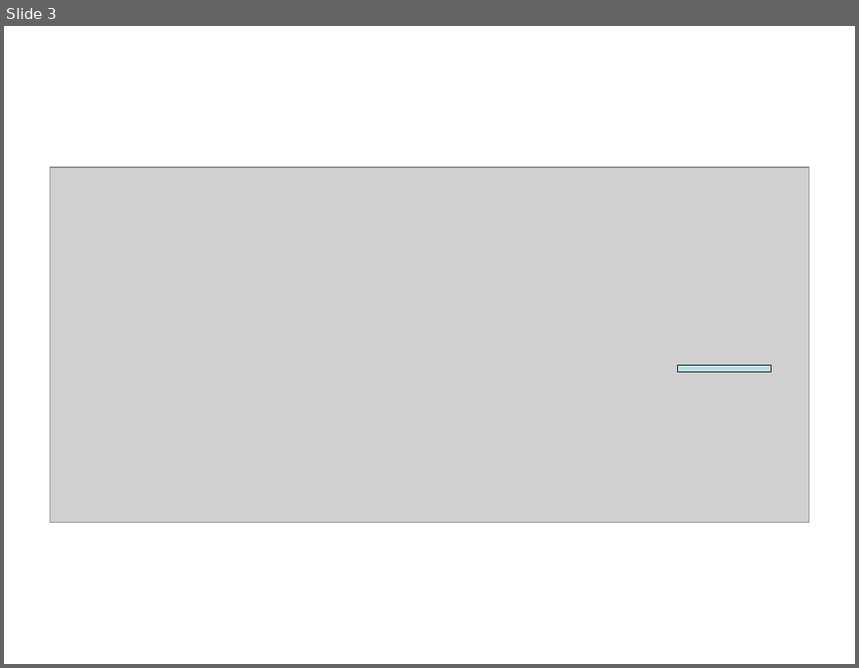
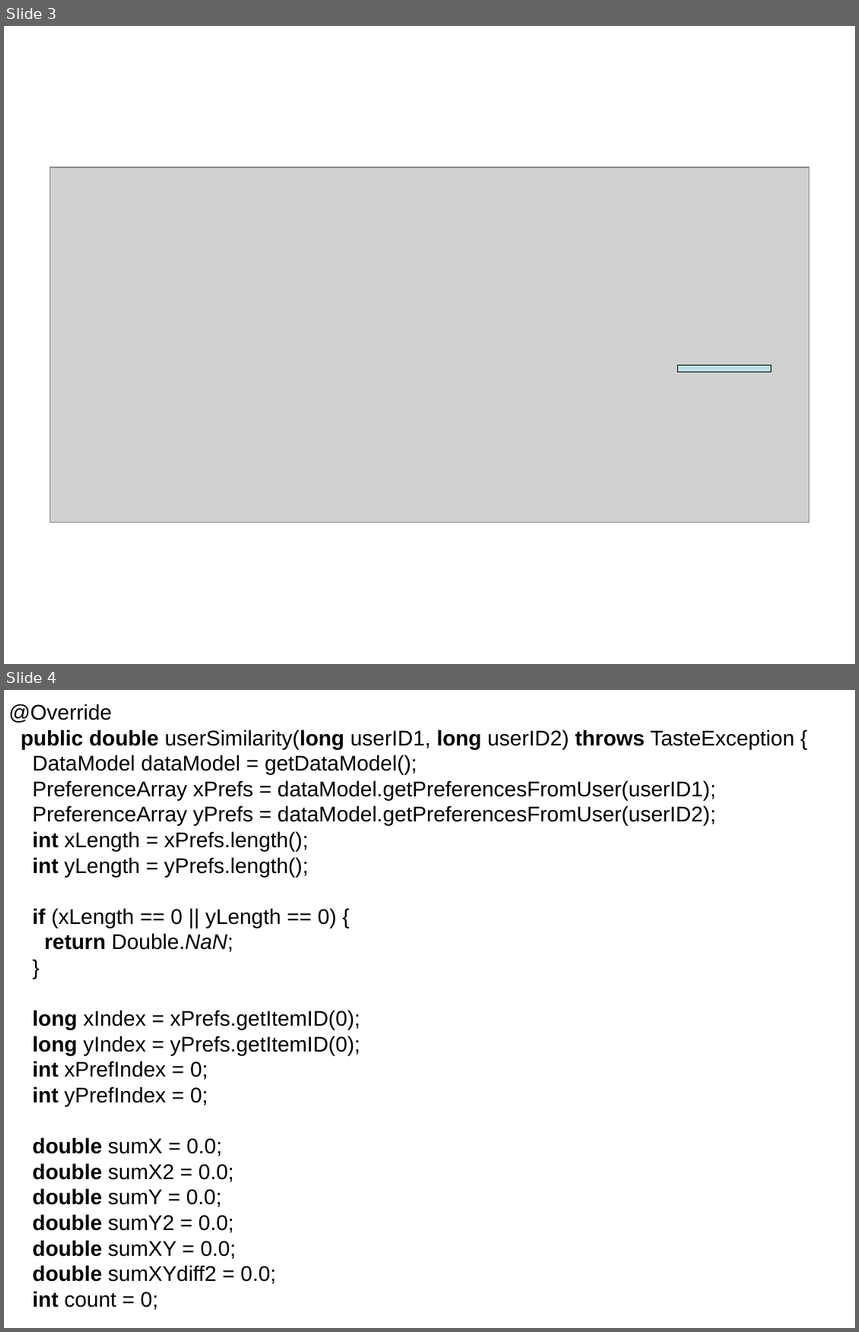
Before and after one commit to tianbaoxing/mahout-nbayes, a slide deck: doc/recommender/PearsonCorrelation.ppt. Shown one above the other, each under a label of ours: slide 3 before the commit, slides 3 and 4 after it. The pictures are 859x668 and 859x1332 pixels, drawn with LibreOffice and Linux fonts; fonts in the diff are those of the drawing; grey boxes stand for pictures. Boxes give left, top, right and bottom in pixels: in the first picture for what was removed or moved away, otherwise in the second. Text is boxed around its words. In the diff, an @@ line names an element or a change of style, - is before the commit and + after.

```diff
--- a/doc/recommender/PearsonCorrelation.ppt
+++ b/doc/recommender/PearsonCorrelation.ppt
@@ slide 4 added at bbox=[4, 690, 855, 1328], background #FFFFFF @@
@@ text added at bbox=[9, 704, 795, 1310], 18 pt, text #000000 @@
+@Override
+public double userSimilarity(long userID1, long userID2) throws TasteException {
+DataModel dataModel = getDataModel();
+PreferenceArray xPrefs = dataModel.getPreferencesFromUser(userID1);
+PreferenceArray yPrefs = dataModel.getPreferencesFromUser(userID2);
+int xLength = xPrefs.length();
+int yLength = yPrefs.length();
+if (xLength == 0 || yLength == 0) {
+return Double.NaN;
+}
+long xIndex = xPrefs.getItemID(0);
+long yIndex = yPrefs.getItemID(0);
+int xPrefIndex = 0;
+int yPrefIndex = 0;
+double sumX = 0.0;
+double sumX2 = 0.0;
+double sumY = 0.0;
+double sumY2 = 0.0;
+double sumXY = 0.0;
+double sumXYdiff2 = 0.0;
+int count = 0;
+boolean hasInferrer = inferrer != null;
+boolean hasPrefTransform = prefTransform != null;
```
Also in this commit, not shown: 8 slides changed, 3 other slides added, 5 other files.
